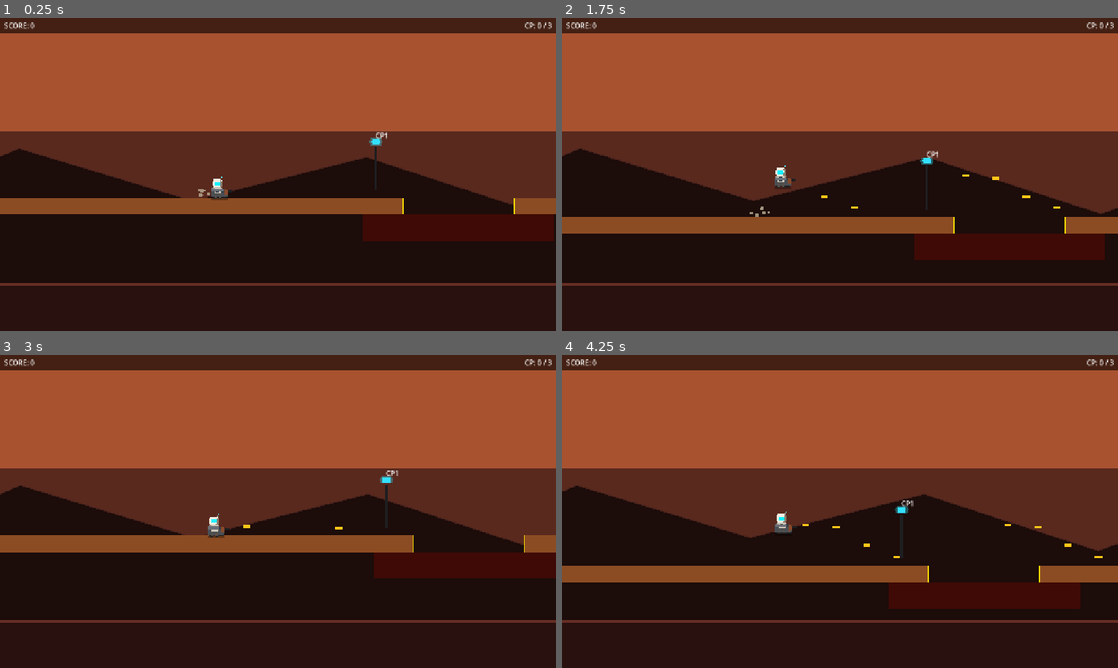
Above: before the commit, frames 1-4 (two rows, left to right).
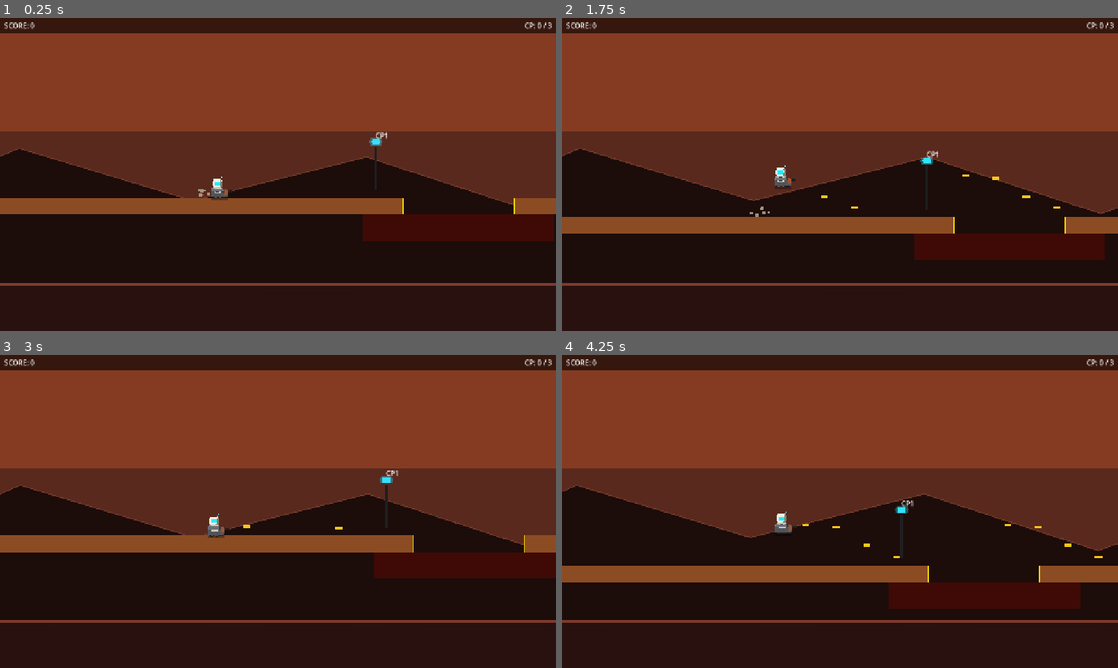
Above: after the commit, the same moments.

Repository: NGKsSystems/NGKs_Crater_Wardens-
Game: Godot game, scene res://scenes/level/test_lane.tscn
The game is run twice, just before and just after one commit, with the same random seed, the same clock (stepped at 60 frames per second) and the same inputs.
Inputs:
- Up to frame 1 (0.25 s): no input
- Up to frame 2 (1.75 s): tap Enter at 0.5 s; hold Z (fire_forward) from 0.53 s (still down); tap R at 0.6, 1.35 s; tap Space (jump) at 0.77, 1.52 s
- Up to frame 3 (3 s): release Z (fire_forward) at 2.03 s; tap R at 2.1, 2.85 s; hold Z (fire_forward) from 2.78 s (still down)
- Up to frame 4 (4.25 s): keep holding Z (fire_forward); tap Space (jump) at 3.02, 3.77 s; tap R at 3.6 s

The runs differ from the first frame. In frame 1, 32% of the frame differs, in the area x 0-100%, y 4-60%; in frame 2, 32%, in the area x 0-100%, y 4-63%; in frame 3, 32%; in frame 4, 32%.

Commit message:
Phase 18: Visual hierarchy fix - player rim, bg reduction, enemy clarity, ground cracks

Diff:
--- a/scenes/enemies/drone_flyer.tscn
+++ b/scenes/enemies/drone_flyer.tscn
@@ -18,4 +18,12 @@
 
 [node name="Visual" type="Polygon2D" parent="."]
 polygon = PackedVector2Array(-14, -6, 0, -14, 14, -6, 14, 6, 0, 14, -14, 6)
-color = Color(0.0, 0.9, 1.0, 1)
+color = Color(0.95, 0.42, 0.08, 1)
+
+[node name="VisualCore" type="Polygon2D" parent="."]
+polygon = PackedVector2Array(-5, -5, 5, -5, 5, 5, -5, 5)
+color = Color(1.0, 0.85, 0.20, 1)
+
+[node name="VisualRim" type="Polygon2D" parent="."]
+polygon = PackedVector2Array(-14, -6, 0, -14, 14, -6, 12, -4, 0, -10, -12, -4)
+color = Color(1.0, 0.68, 0.10, 0.60)
--- a/scenes/enemies/ground_turret.tscn
+++ b/scenes/enemies/ground_turret.tscn
@@ -19,4 +19,12 @@
 
 [node name="Visual" type="Polygon2D" parent="."]
 polygon = PackedVector2Array(-16, -18, 16, -18, 20, 18, -20, 18)
-color = Color(0.85, 0.2, 0.95, 1)
+color = Color(0.72, 0.14, 0.10, 1)
+
+[node name="VisualPanel" type="Polygon2D" parent="."]
+polygon = PackedVector2Array(-8, -16, 8, -16, 10, -4, -10, -4)
+color = Color(0.25, 0.08, 0.08, 1)
+
+[node name="VisualEye" type="Polygon2D" parent="."]
+polygon = PackedVector2Array(-3, -14, 3, -14, 4, -8, -4, -8)
+color = Color(1.0, 0.40, 0.10, 1.0)
--- a/scenes/enemies/hover_attacker.tscn
+++ b/scenes/enemies/hover_attacker.tscn
@@ -18,4 +18,12 @@
 
 [node name="Visual" type="Polygon2D" parent="."]
 polygon = PackedVector2Array(-18, -14, 18, -14, 18, 14, -18, 14)
-color = Color(1.0, 0.9, 0.0, 1)
+color = Color(0.92, 0.20, 0.08, 1)
+
+[node name="VisualStripe" type="Polygon2D" parent="."]
+polygon = PackedVector2Array(-18, -5, 18, -5, 18, 3, -18, 3)
+color = Color(1.0, 0.55, 0.10, 0.80)
+
+[node name="VisualNose" type="Polygon2D" parent="."]
+polygon = PackedVector2Array(14, -14, 18, -14, 18, 14, 14, 14)
+color = Color(1.0, 0.85, 0.10, 1.0)
--- a/scenes/environment/MarsBackground_v2.tscn
+++ b/scenes/environment/MarsBackground_v2.tscn
@@ -14,14 +14,14 @@
 offset_top = -2500.0
 offset_right = 8000.0
 offset_bottom = -150.0
-color = Color(0.92, 0.58, 0.34, 1)
+color = Color(0.78, 0.45, 0.24, 1)
 
 [node name="SkyMid" type="ColorRect" parent="SkyLayer"]
 offset_left = -8000.0
 offset_top = -150.0
 offset_right = 8000.0
 offset_bottom = 260.0
-color = Color(0.66, 0.32, 0.19, 1)
+color = Color(0.52, 0.23, 0.13, 1)
 
 [node name="SkyLow" type="ColorRect" parent="SkyLayer"]
 offset_left = -8000.0
@@ -31,7 +31,7 @@
 color = Color(0.35, 0.16, 0.12, 1)
 
 [node name="UpperGlow" type="Polygon2D" parent="SkyLayer"]
-color = Color(1, 0.72, 0.4, 0.22)
+color = Color(1, 0.72, 0.4, 0.14)
 polygon = PackedVector2Array(-8000, -900, 8000, -900, 8000, -450, -8000, -650)
 
 [node name="FarMountains" type="ParallaxLayer" parent="."]
@@ -87,7 +87,7 @@
 
 [node name="MountainRim" type="Line2D" parent="FarMountains"]
 width = 2.5
-default_color = Color(0.30, 0.14, 0.11, 0.85)
+default_color = Color(0.52, 0.26, 0.18, 0.70)
 points = PackedVector2Array(-8000, 470, -7600, 430, -7200, 390, -6800, 450, -6400, 350, -6000, 420, -5600, 300, -5200,  …(372 unchanged characters)…
 
 [node name="Structures" type="ParallaxLayer" parent="."]
@@ -151,10 +151,22 @@
 
 [node name="GroundTopHighlight" type="Polygon2D" parent="GroundBackLayer"]
 position = Vector2(0, 610)
-color = Color(0.42, 0.19, 0.15, 0.95)
-polygon = PackedVector2Array(-8000, 0, 8000, 0, 8000, 5, -8000, 5)
+color = Color(0.52, 0.24, 0.18, 0.95)
+polygon = PackedVector2Array(-8000, 0, 8000, 0, 8000, 6, -8000, 6)
+
+[node name="GroundCrackA" type="Line2D" parent="GroundBackLayer"]
+position = Vector2(0, 618)
+width = 1.5
+default_color = Color(0.10, 0.04, 0.04, 0.55)
+points = PackedVector2Array(-3200, 0, -2800, 8, -2200, 3, -1600, 10, -900, 4, -300, 9, 400, 2, 1100, 7, 1800, 1, 2500, 8, 3300, 3, 4100, 9, 4900, 2, 5600, 7)
+
+[node name="GroundCrackB" type="Line2D" parent="GroundBackLayer"]
+position = Vector2(0, 630)
+width = 1.5
+default_color = Color(0.10, 0.04, 0.04, 0.40)
+points = PackedVector2Array(-4000, 0, -3200, 5, -2400, 2, -1500, 8, -700, 1, 200, 6, 1000, 3, 2000, 7, 3000, 2, 4000, 6, 5000, 1, 6000, 5)
 
 [node name="GroundBackStrip" type="Polygon2D" parent="GroundBackLayer"]
-position = Vector2(0, 615)
+position = Vector2(0, 616)
 color = Color(0.16, 0.07, 0.06, 0.97)
-polygon = PackedVector2Array(-8000, 0, 8000, 0, 8000, 255, -8000, 255)
+polygon = PackedVector2Array(-8000, 0, 8000, 0, 8000, 254, -8000, 254)
--- a/scenes/player/rover.tscn
+++ b/scenes/player/rover.tscn
@@ -31,8 +31,12 @@
 polygon = PackedVector2Array(-7, -1, 7, -1, 7, 6, -7, 6)
 
 [node name="Body" type="Polygon2D" parent="."]
-color = Color(0.290, 0.310, 0.333, 1)
+color = Color(0.318, 0.341, 0.365, 1)
 polygon = PackedVector2Array(-20, -6, -20, 10, 18, 10, 20, 6, 20, -2, 14, -7)
+
+[node name="BodyRim" type="Polygon2D" parent="."]
+color = Color(0.58, 0.63, 0.68, 0.90)
+polygon = PackedVector2Array(-20, -6, -20, -3, 18, -3, 20, -2, 20, -4, 14, -7)
 
 [node name="CabinDome" type="Polygon2D" parent="."]
 position = Vector2(-8, 0)
@@ -50,7 +54,7 @@
 
 [node name="NosePlate" type="Polygon2D" parent="."]
 position = Vector2(14, 0)
-color = Color(0.541, 0.290, 0.165, 1)
+color = Color(0.65, 0.32, 0.18, 1)
 polygon = PackedVector2Array(-2, -8, 6, -4, 6, 4, -2, 8)
 
 [node name="FrontBlaster" type="Polygon2D" parent="."]
